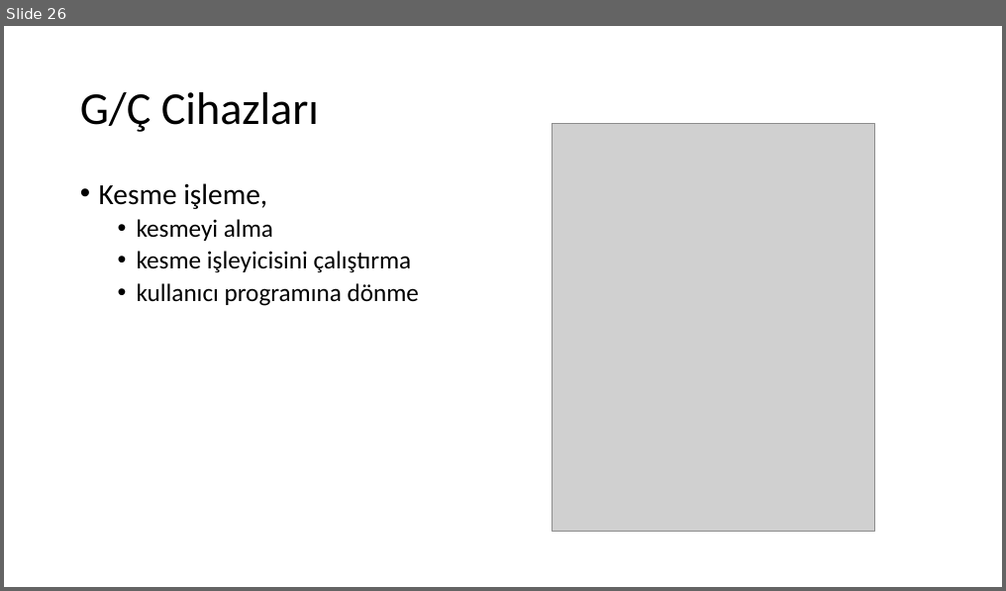
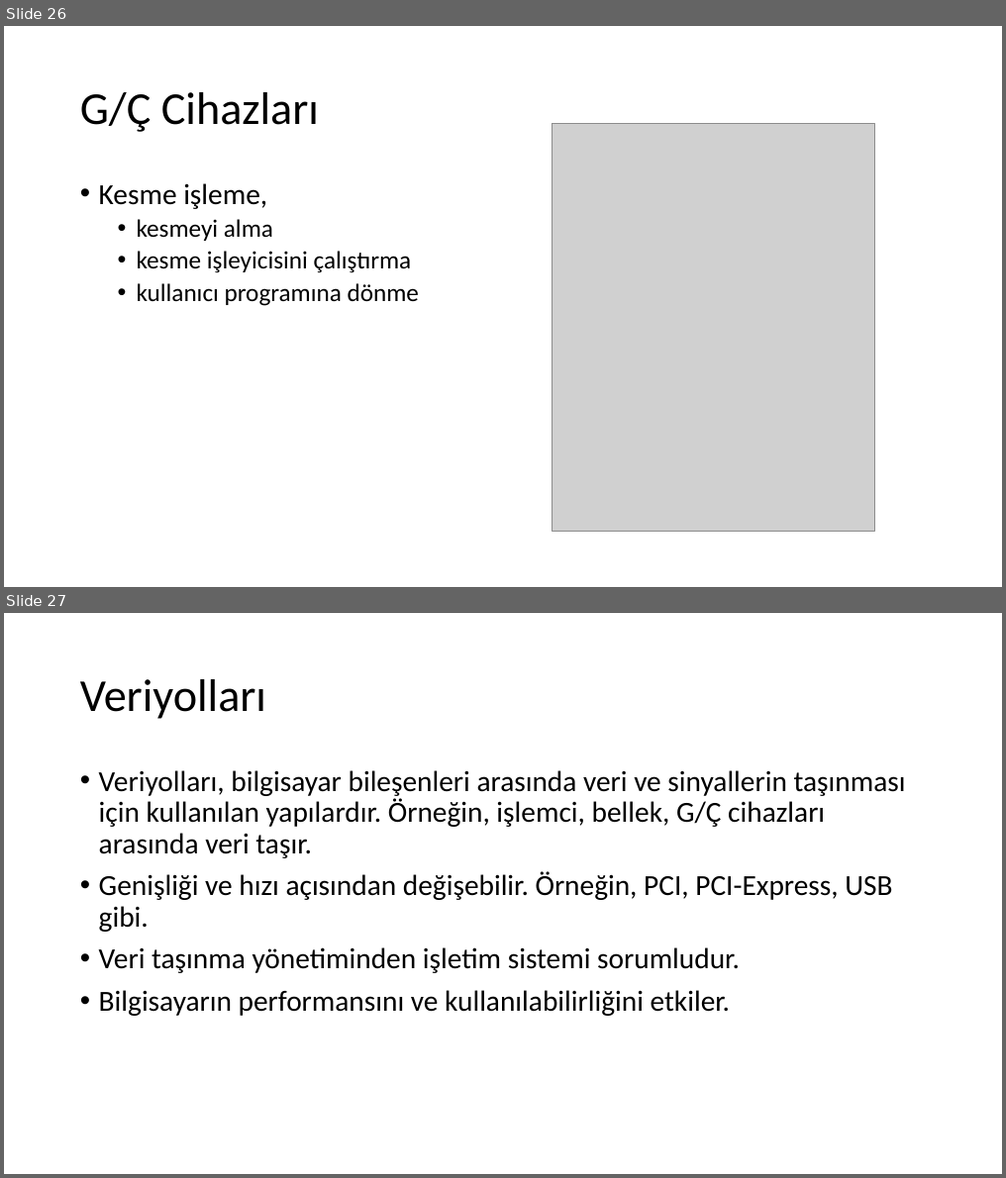
Before and after one commit to sercankulcu/sercankulcu.github.io, a slide deck: assets/teaching/os/1_Bolum_1_Giris.pptx. Shown one above the other, each under a label of ours: slide 26 before the commit, slides 26 and 27 after it. The pictures are 1006x591 and 1006x1178 pixels, drawn with LibreOffice and Linux fonts; fonts in the diff are those of the drawing; grey boxes stand for pictures. Boxes give left, top, right and bottom in pixels: in the first picture for what was removed or moved away, otherwise in the second. Text is boxed around its words. In the diff, an @@ line names an element or a change of style, - is before the commit and + after.

```diff
--- a/assets/teaching/os/1_Bolum_1_Giris.pptx
+++ b/assets/teaching/os/1_Bolum_1_Giris.pptx
@@ slide 27 added at box(4, 613, 1002, 1174), background #FFFFFF @@
@@ title added at box(80, 679, 266, 719), 44 pt, text #000000 @@
+Veriyolları
@@ text added at box(99, 770, 906, 1016), 28 pt, text #000000 @@
+• Veriyolları, bilgisayar bileşenleri arasında veri ve sinyallerin taşınması için kullanılan yapılardır. Örneğin, işlemci, bellek, G/Ç cihazları arasında veri taşır.
+• Genişliği ve hızı açısından değişebilir. Örneğin, PCI, PCI-Express, USB gibi.
+• Veri taşınma yönetiminden işletim sistemi sorumludur.
+• Bilgisayarın performansını ve kullanılabilirliğini etkiler.
```
Also in this commit, not shown: 2 slides changed, 30 other slides added, 7 slides removed, 1 other file.
